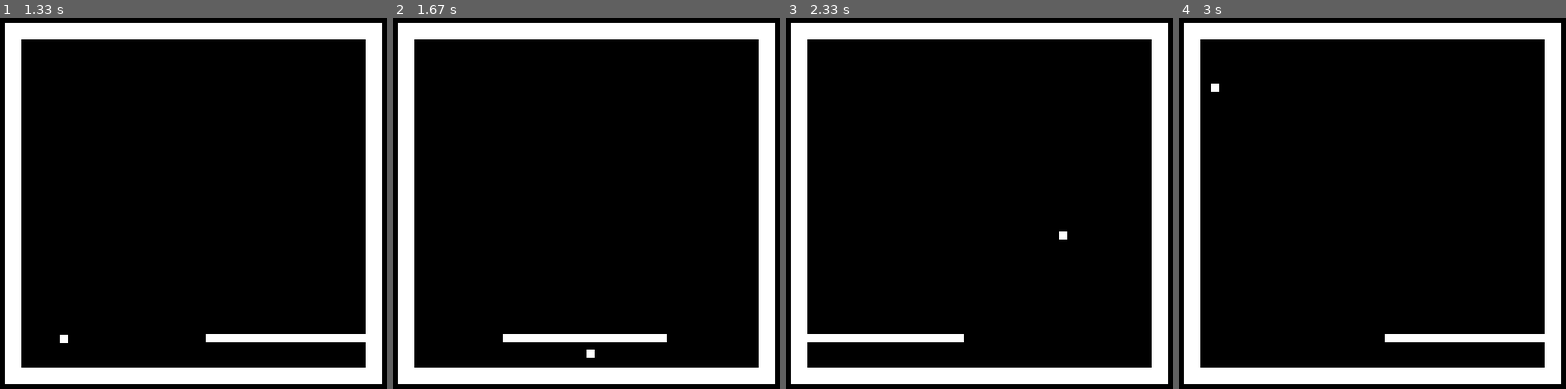
Above: before the commit, frames 1-4 (left to right).
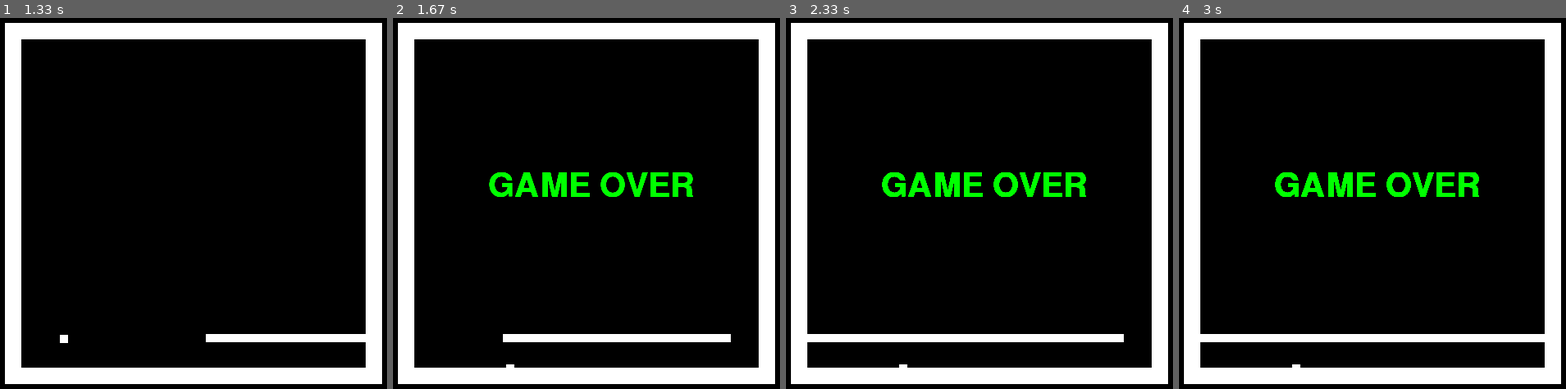
Above: after the commit, the same moments.

Repository: gleisonmedeiros/Python_Colisao_Pygames
Game: pygame game, started from main.py
Two runs of this game, one before a commit and one after it. Both use one fixed random seed, a clock stepped at 60 frames per second and the inputs below.
Inputs:
- Up to frame 1 (1.33 s): hold D 0.33-0.8 s; hold D 0.83-1.3 s
- Up to frame 2 (1.67 s): hold A from 1.33 s (still down)
- Up to frame 3 (2.33 s): release A at 1.87 s; hold A 1.9-2.3 s
- Up to frame 4 (3 s): hold D 2.33-2.97 s

Frame 1 is identical in both runs. In frame 2, 2.3% of the frame differs, in the area x 24-88%, y 41-95%; in frame 3, 2.8%; in frame 4, 3.0%, in the area x 5-78%, y 17-95%.

Commit message:
Implementado Gamer Over ao colidir com a barra inferior

Diff:
--- a/main.py
+++ b/main.py
@@ -1,4 +1,10 @@
 import pygame
+
+pygame.init()
+
+white = (255, 255, 255)
+green = (0, 255, 0)
+blue = (0, 0, 128)
 
 #Cor de fundo preto
 BLACK = pygame.Color(0, 0, 0)
@@ -68,7 +74,7 @@
         barra_pad.move_ip(velocity_Barra * dt, 0)
 
     # usa a função move inplace
-    square.move_ip(velocity_x * dt, parametro )
+
 
     # checa por colisão com os pads laterias
     if square.collidelist(pads_left) >= 0:
@@ -81,12 +87,23 @@
     if square.collidelist(pads_super) >= 0:
         parametro = -parametro
 
+    if square.collidelist([short_pad]) >= 0:
+        print("oi")
+        txt = 'GAME OVER'  ##### armazena o texto
+        pygame.font.init()  ##### inicia font
+        fonte = pygame.font.get_default_font()  ##### carrega com a fonte padrão
+        fontesys = pygame.font.SysFont(fonte, 60)  ##### usa a fonte padrão
+        txttela = fontesys.render(txt, 1, (0, 255, 0))  ##### renderiza o texto na cor desejada
+        screen.blit(txttela, (130, 200))  ##### coloca na posição 50,900 (tela FHD)
+        pygame.display.update()
+        #break
+    else:
+        screen.fill(BLACK)
+        square.move_ip(velocity_x * dt, parametro)
+
     if (square.collidelist(a) == 0):
         if (super_alvo in desenhos):
             desenhos.pop(5)
-
-
-    screen.fill(BLACK)
 
     # desenha o quadrado usando o Rect
     pygame.draw.rect(screen, WHITE, square)
@@ -95,4 +112,4 @@
     for pad in desenhos:
         pygame.draw.rect(screen, WHITE, pad)
 
-    pygame.display.flip()
+    pygame.display.update()
